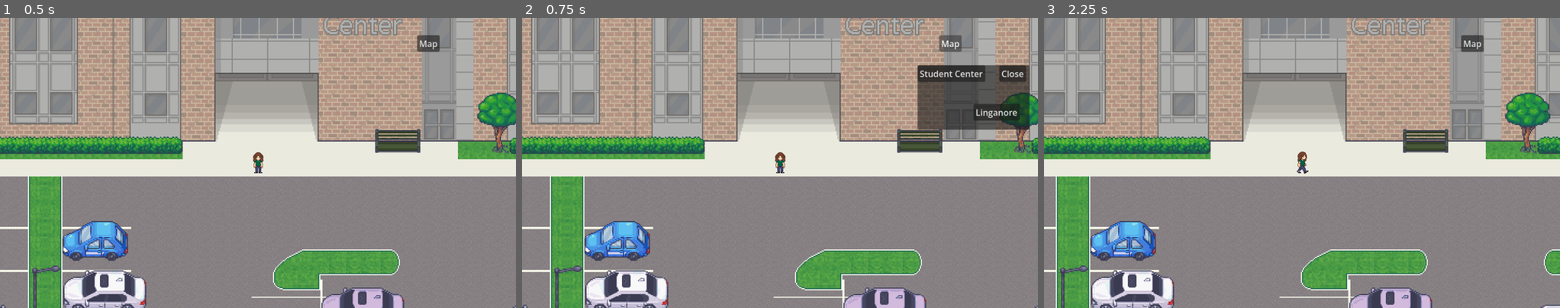
Above: before the commit, frames 1-3 (left to right).
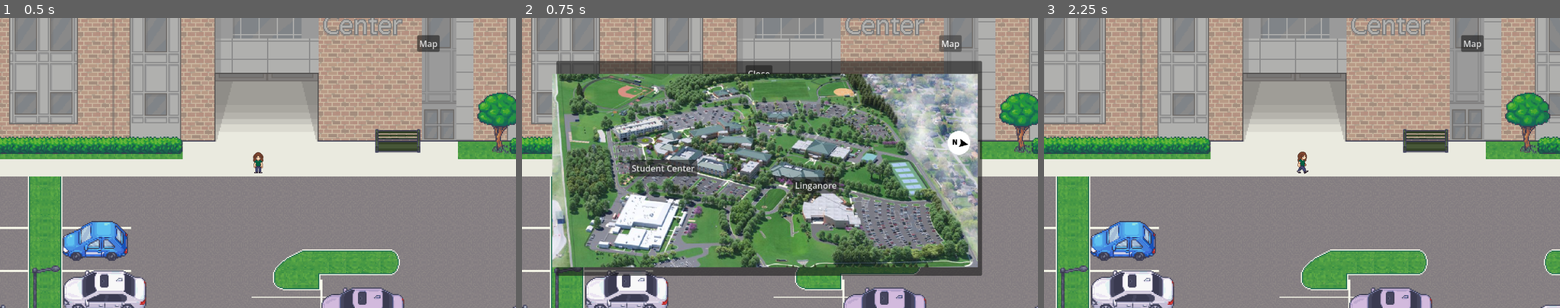
Above: after the commit, the same moments.

Repository: sofiarayon/FCC-Game
Game: Godot game, scene res://Scenes/Exteriors/H_Exterior.tscn
Two runs of this game, one before a commit and one after it. Both use one fixed random seed, a clock stepped at 60 frames per second and the inputs below.
Inputs:
- Up to frame 1 (0.5 s): no input
- Up to frame 2 (0.75 s): click "Map" at 0.5 s
- Up to frame 3 (2.25 s): click "Student Center" at 1.25 s; tap Enter at 2 s; hold Right (right) from 2.03 s (still down)

Frame 1 is identical in both runs. In frame 2, 58% of the frame differs, in the area x 5-99%, y 14-89%; in frame 3, nothing differs.

Commit message:
Add L building and update map

Diff:
--- a/Scenes/UI/CampusMap.tscn
+++ b/Scenes/UI/CampusMap.tscn
@@ -1,12 +1,12 @@
 [gd_scene format=3 uid="uid://c41n8w2esdtdg"]
 
 [ext_resource type="Script" uid="uid://ct53vv1q47jlq" path="res://Scenes/UI/campus_map.gd" id="1_1do5l"]
+[ext_resource type="Texture2D" uid="uid://d22ugdftdiald" path="res://Assets/map.png" id="2_n3w15"]
 
 [node name="CampusMap" type="CanvasLayer" unique_id=974481198]
 script = ExtResource("1_1do5l")
 
 [node name="MapButton" type="Button" parent="." unique_id=1057041148]
-anchors_preset = -1
 offset_left = 776.0
 offset_top = 32.0
 offset_right = 818.0
@@ -14,37 +14,50 @@
 text = "Map"
 
 [node name="MapPanel" type="Panel" parent="." unique_id=1877118094]
-anchors_preset = -1
+anchors_preset = 1
 anchor_left = 1.0
 anchor_right = 1.0
-offset_left = -224.0
-offset_top = 88.0
-offset_right = -16.0
-offset_bottom = 208.0
+offset_left = -896.0
+offset_top = 80.0
+offset_right = -104.0
+offset_bottom = 480.0
 grow_horizontal = 0
+
+[node name="CloseButton" type="Button" parent="MapPanel" unique_id=2114454734]
+layout_mode = 0
+offset_left = 352.0
+offset_top = 8.0
+offset_right = 402.0
+offset_bottom = 39.0
+text = "Close"
+
+[node name="TextureRect" type="TextureRect" parent="MapPanel" unique_id=377982403]
+texture_filter = 1
+layout_mode = 0
+offset_left = -8.0
+offset_top = 24.0
+offset_right = 784.0
+offset_bottom = 384.0
+texture = ExtResource("2_n3w15")
+expand_mode = 1
+
+[node name="HButton" type="Button" parent="MapPanel" unique_id=1006223336]
+layout_mode = 0
+offset_left = 136.0
+offset_top = 184.0
+offset_right = 262.0
+offset_bottom = 215.0
+text = "Student Center"
 
 [node name="LButton" type="Button" parent="MapPanel" unique_id=272141403]
 layout_mode = 0
-offset_left = 104.0
-offset_top = 72.0
-offset_right = 190.0
-offset_bottom = 103.0
+offset_left = 440.0
+offset_top = 216.0
+offset_right = 526.0
+offset_bottom = 247.0
 text = "Linganore"
 
-[node name="CloseButton" type="Button" parent="MapPanel" unique_id=2114454734]
-layout_mode = 0
-offset_left = 152.0
-offset_right = 202.0
-offset_bottom = 31.0
-text = "Close"
-
-[node name="HButton" type="Button" parent="MapPanel" unique_id=1006223336]
-layout_mode = 0
-offset_right = 8.0
-offset_bottom = 8.0
-text = "Student Center"
-
 [connection signal="pressed" from="MapButton" to="." method="_on_map_button_pressed"]
-[connection signal="pressed" from="MapPanel/LButton" to="." method="_on_l_button_pressed"]
 [connection signal="pressed" from="MapPanel/CloseButton" to="." method="_on_close_button_pressed"]
 [connection signal="pressed" from="MapPanel/HButton" to="." method="_on_h_button_pressed"]
+[connection signal="pressed" from="MapPanel/LButton" to="." method="_on_l_button_pressed"]
Binary file changed: Assets/buildings.png
Binary file added: Assets/map.png
Not shown, added: Assets/map.png.import
